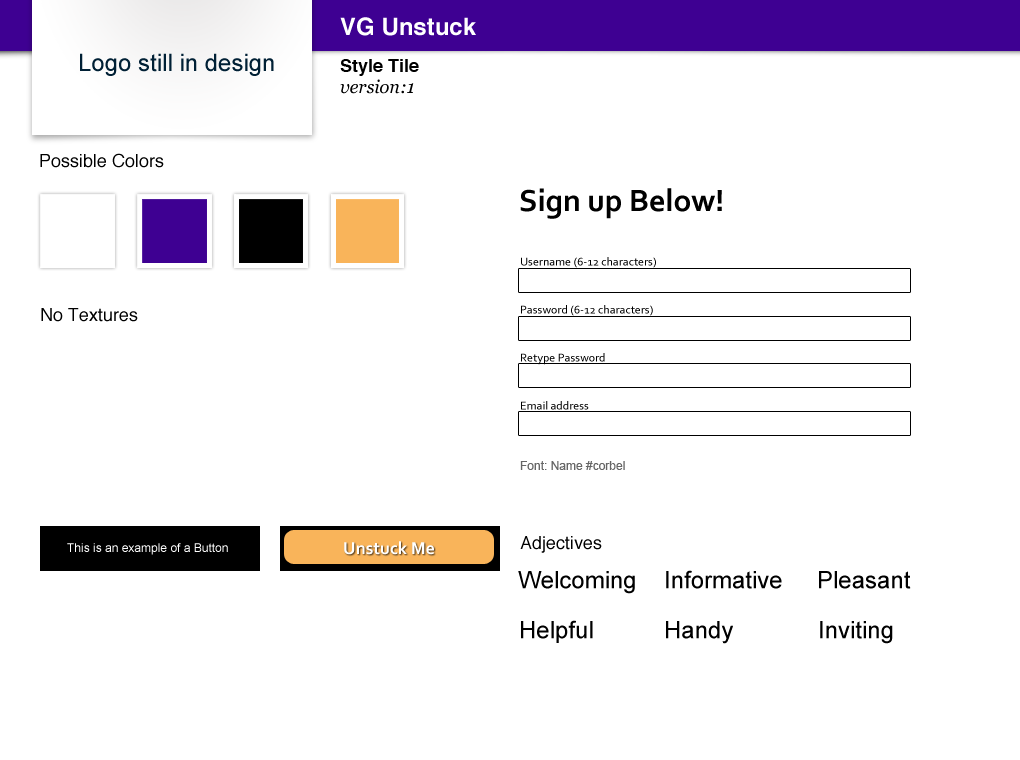
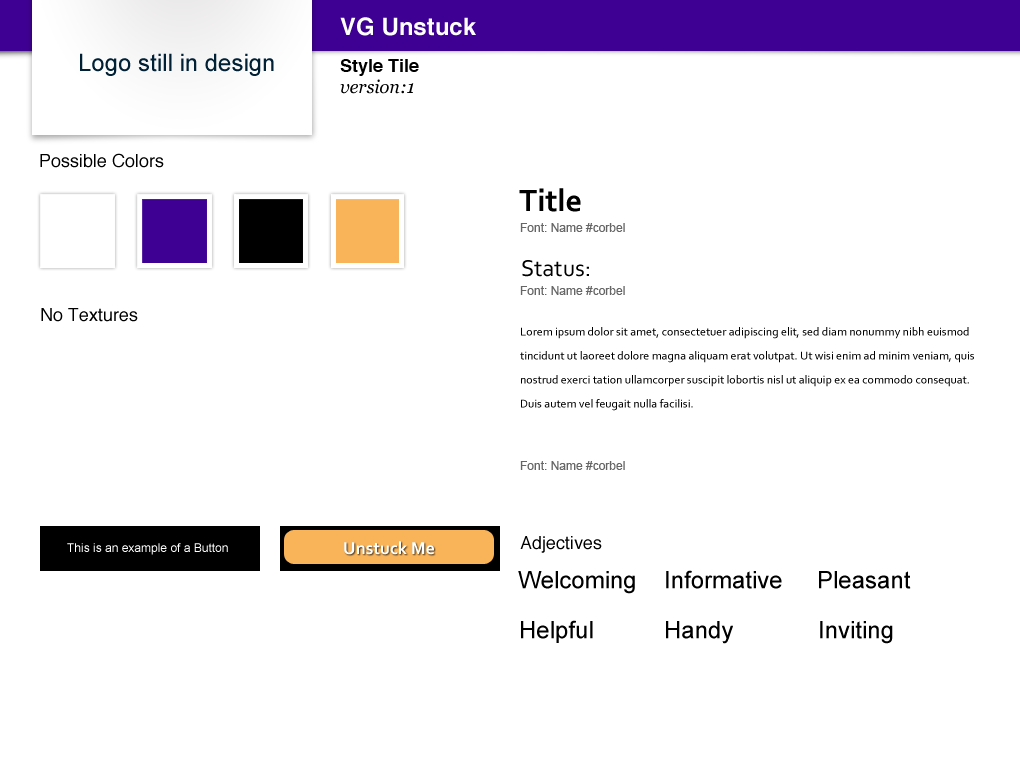
Comparing the layer stacks of the two (1020, 760) images. Changes:
hid group "typography signup" (12 layers) over [519, 188, 910, 436]
showed group "typography details" (8 layers) over [519, 188, 974, 436]
